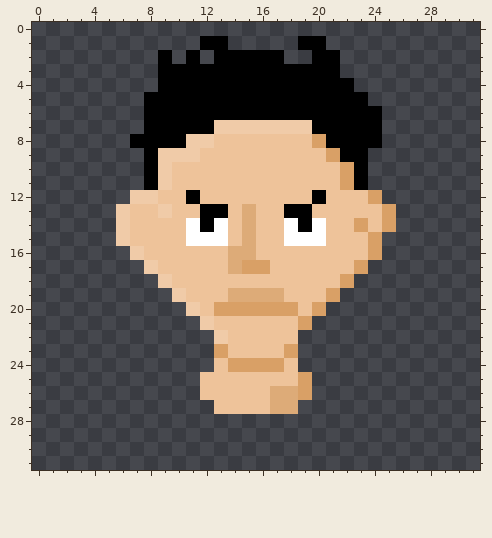
Two versions of one pixel-art file, Images/Faces/Default_neutral.aseprite. That is the earlier state.
32x32 pixels, 1 frame.
Now the later version:
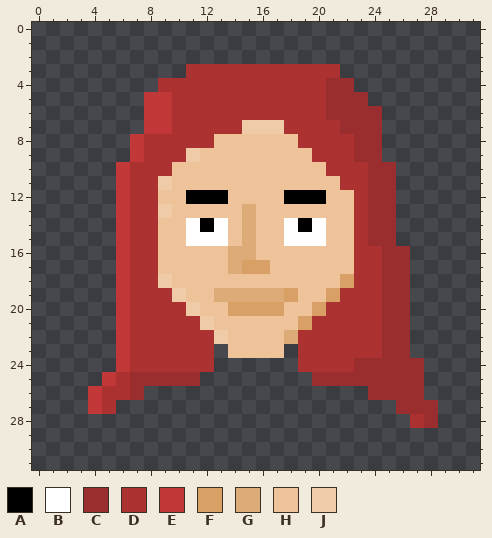
Palette (. is transparent): A #000000  B #ffffff  C #9a2d2d  D #ac3232  E #c23838  F #d9a066  G #ddab78  H #eec39a  J #f0cba8
The edit:
layer "Hair" now hidden
layer "Hair Copy" now shown
layer "Neutral" now shown
layer "Angry" now hidden
Changed rows in their new state; - is an unchanged pixel.
first column x 4:
 1 --------..-----..--------
 2 -----.-.-.....--..-------
 3 -----..DDDDDDDDDDD-------
 4 -----DDDDDDDDDDDDCC------
 5 ----EEDDDDDDDDDDDCCC-----
 6 ----EEDDDDDDDDDDDCCCC----
 7 ----EEDDDDD---DDDDCCC----
 8 ---EDDDDD------DDDDCC----
 9 ---EDDD---------DDDCC----
10 --EDDD-----------DDDCC---
11 --EDD-------------DDCC---
12 --EDD---AA----AA---DCC---
13 --EDD---HH----HH---DCC---
14 --EDD--------------DCC---
15 --EDD--------------DCC---
16 --EDD--------------DDCC--
17 --EDD--------------DDCC--
18 --EDD--------------DDCC--
19 --EDDD---G----F---DDDCC--
20 --EDDDD--H----H--DDDDCC--
21 --EDDDDD--------DDDDDCC--
22 --EDDDDDD-----GDDDDDDCC--
23 --EDDDDDD.----.DDDDDDCC--
24 --EDDDDDD......DDDDCCCCC-
25 -EDCCCCC........CCCCCCCC-
26 EDDC----........----CCCC-
27 ED-------......-------CCC
28 -----------------------DC
Boxes around the changes in both pictures, in picture pixels (x1, y1, x2, y2):
changed: (88, 36, 438, 428)
